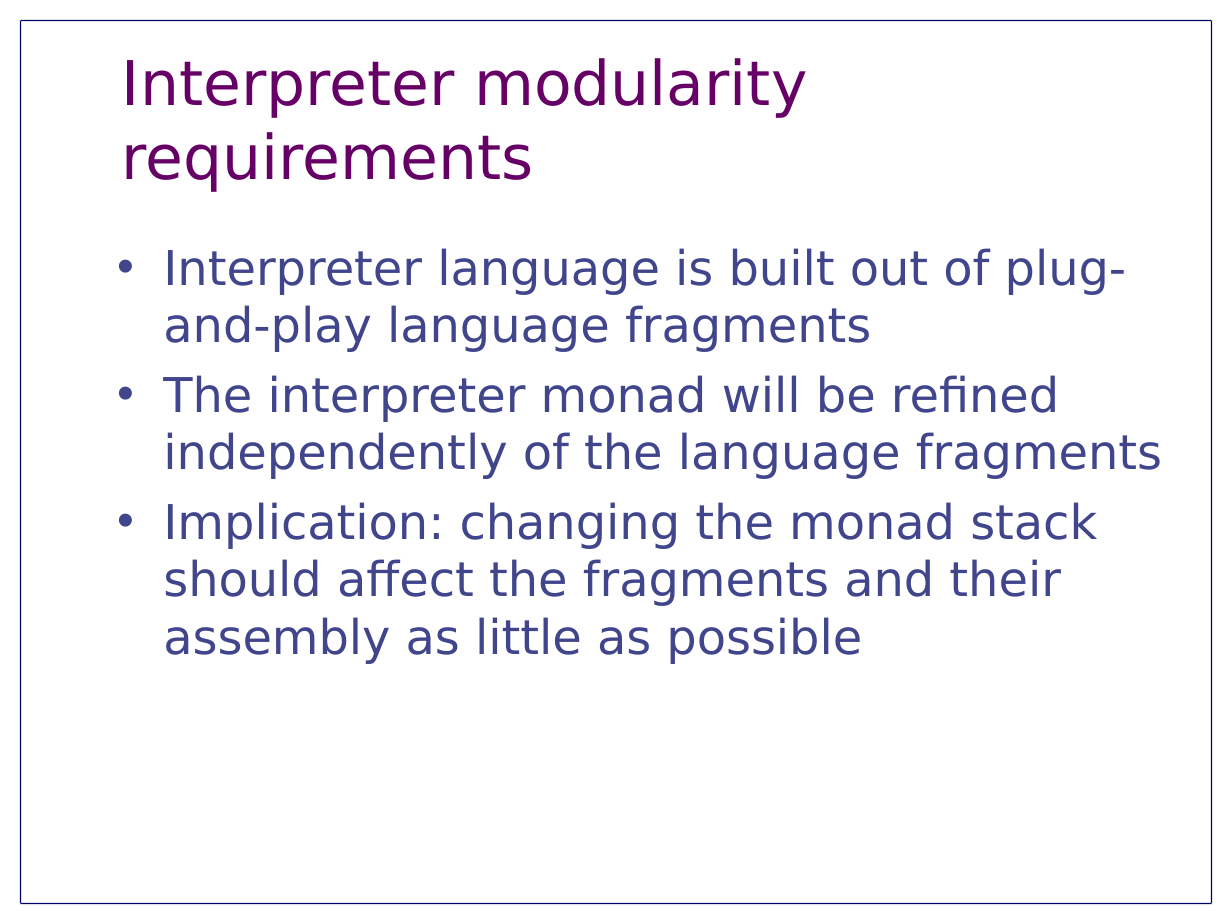
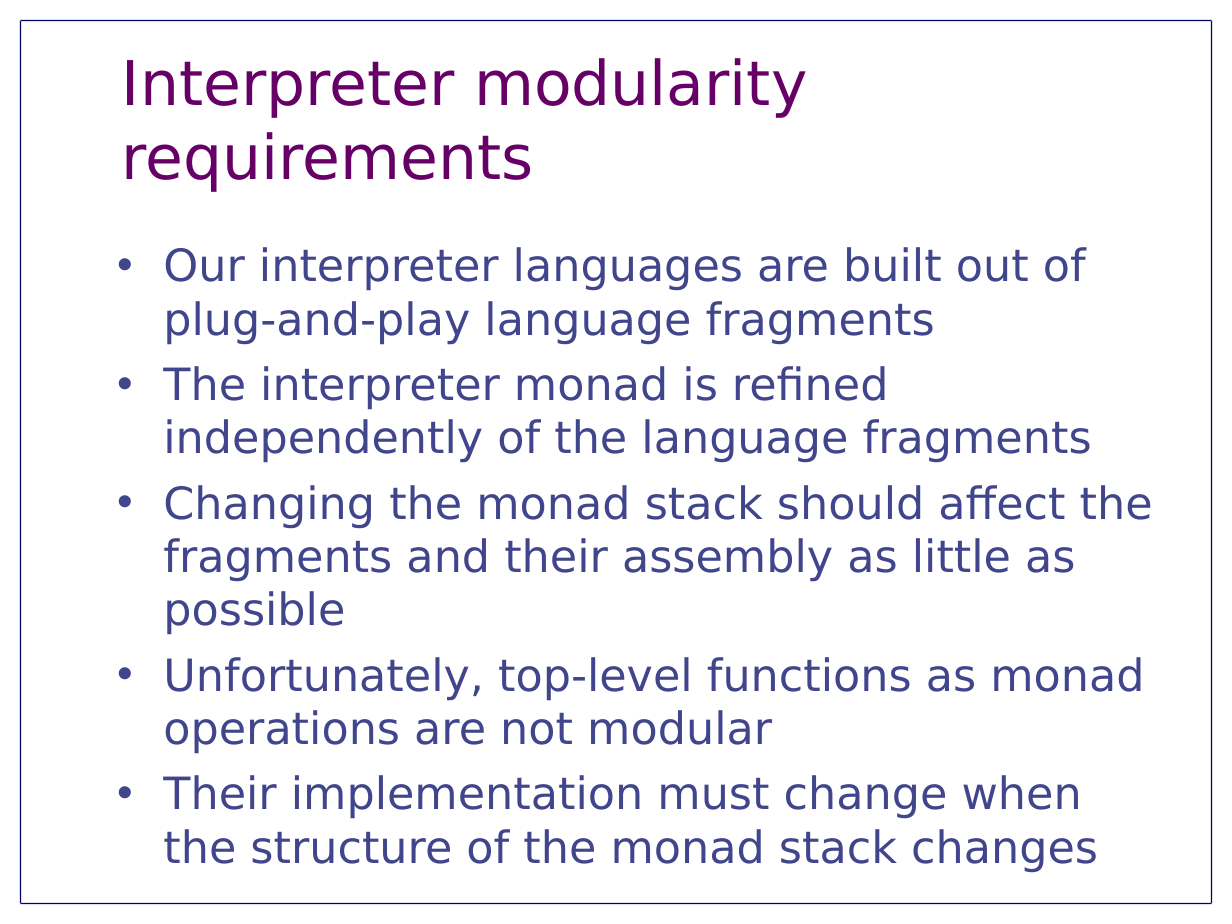
Before and after one commit to jnewbern/monad-tutorial, a slide deck: slide 2 of slides/NewMonads.odp. Drawn at 1232x924 pixels with LibreOffice and Linux fonts; fonts in the diff are those of the drawing. Boxes give left, top, right and bottom in pixels: in the first picture for what was removed or moved away, otherwise in the second. Text is boxed around its words. In the diff, an @@ line names an element or a change of style, - is before the commit and + after.

```diff
--- a/slides/NewMonads.odp
+++ b/slides/NewMonads.odp
@@ text at (163, 247, 1153, 873): text changed; size 28 to 26 pt @@
-• Interpreter language is built out of plug-and-play language fragments
-• The interpreter monad will be refined independently of the language fragments
-• Implication: changing the monad stack should affect the fragments and their assembly as little as possible
+• Our interpreter languages are built out of plug-and-play language fragments
+• The interpreter monad is refined independently of the language fragments
+• Changing the monad stack should affect the fragments and their assembly as little as possible
+• Unfortunately, top-level functions as monad operations are not modular
+• Their implementation must change when the structure of the monad stack changes
```
Also in this commit, not shown: 3 other slides changed, 1 slide added, 1 slide removed, 3 other files.
